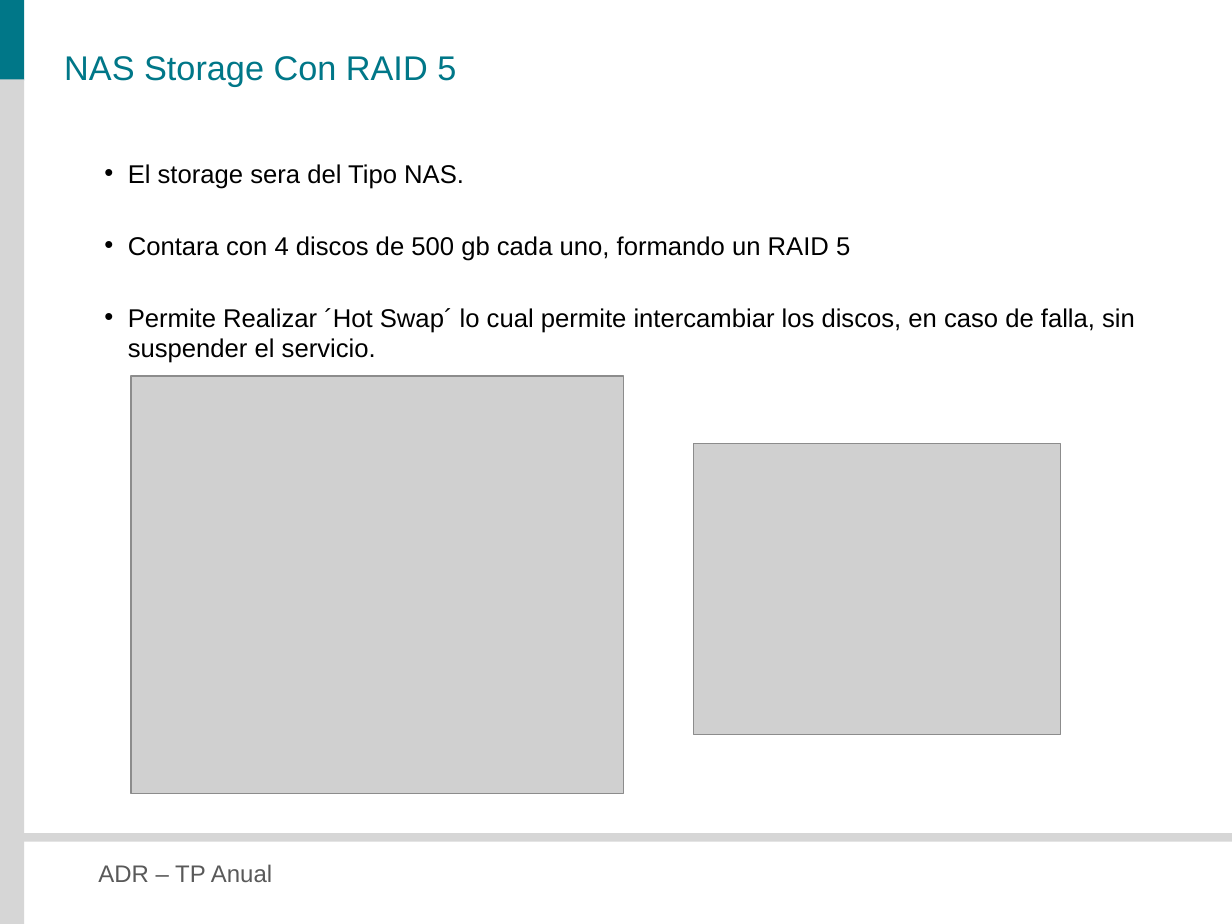
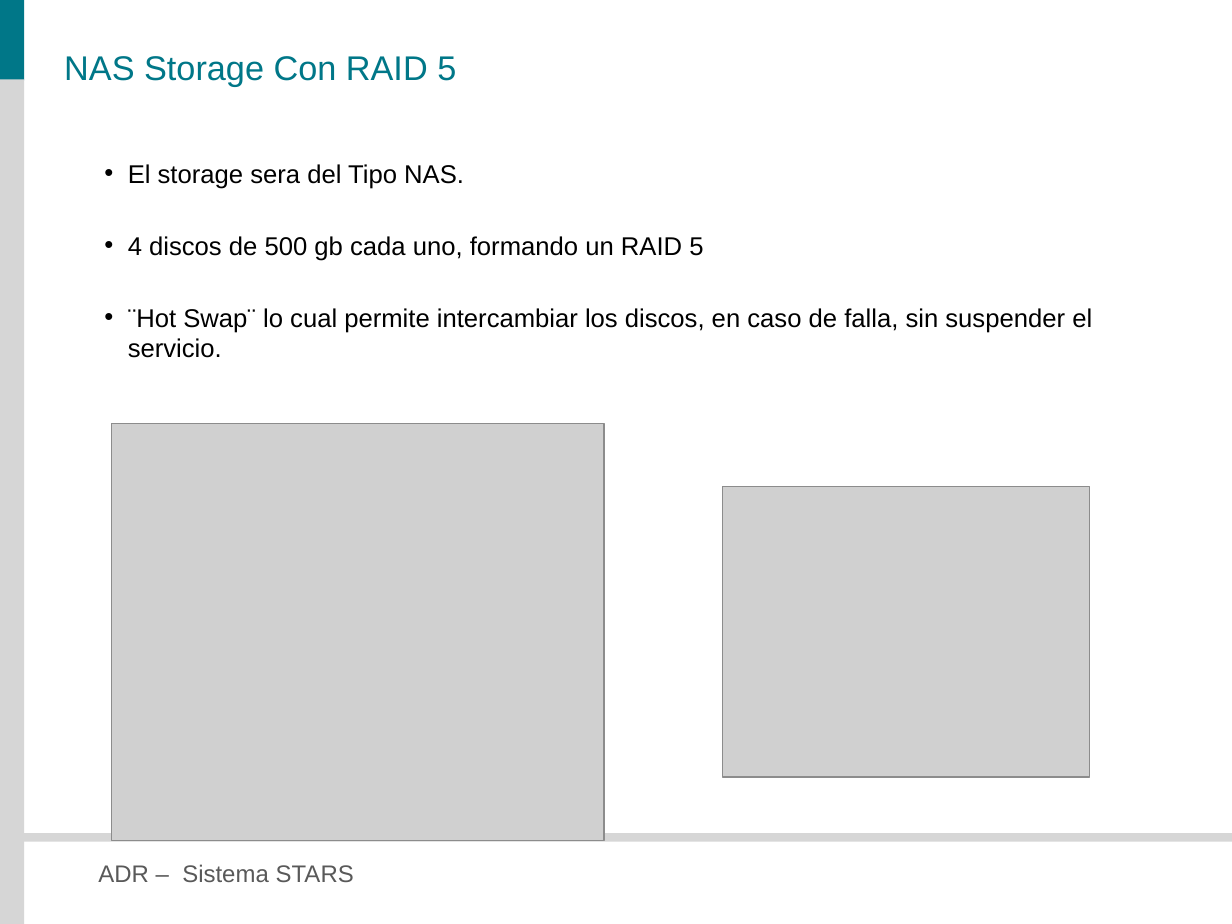
Before and after one commit to veritoreinoso/adr-2010, a slide deck: slide 17 of Presentacion.pptx. Drawn at 1232x924 pixels with LibreOffice and Linux fonts; fonts in the diff are those of the drawing; grey boxes stand for pictures. Boxes give left, top, right and bottom in pixels: in the first picture for what was removed or moved away, otherwise in the second. Text is boxed around its words. In the diff, an @@ line names an element or a change of style, - is before the commit and + after.

```diff
--- a/Presentacion.pptx
+++ b/Presentacion.pptx
@@ text at (128,236,1092,358): text changed @@
-• Contara con 4 discos de 500 gb cada uno, formando un RAID 5
-• Permite Realizar ´Hot Swap´ lo cual permite intercambiar los discos, en caso de falla, sin suspender el servicio.
+• 4 discos de 500 gb cada uno, formando un RAID 5
+• ¨Hot Swap¨ lo cual permite intercambiar los discos, en caso de falla, sin suspender el servicio.
@@ picture: place and size @@
-picture at (131,376,623,793)
+picture at (112,424,605,841)
@@ picture: place and size @@
-picture at (694,444,1061,734)
+picture at (723,487,1090,777)
@@ text at (98,864,354,882): text changed @@
-ADR – TP Anual
+ADR – Sistema STARS
```
Also in this commit, not shown: 31 other slides changed, 1 slide added, 1 slide removed.
